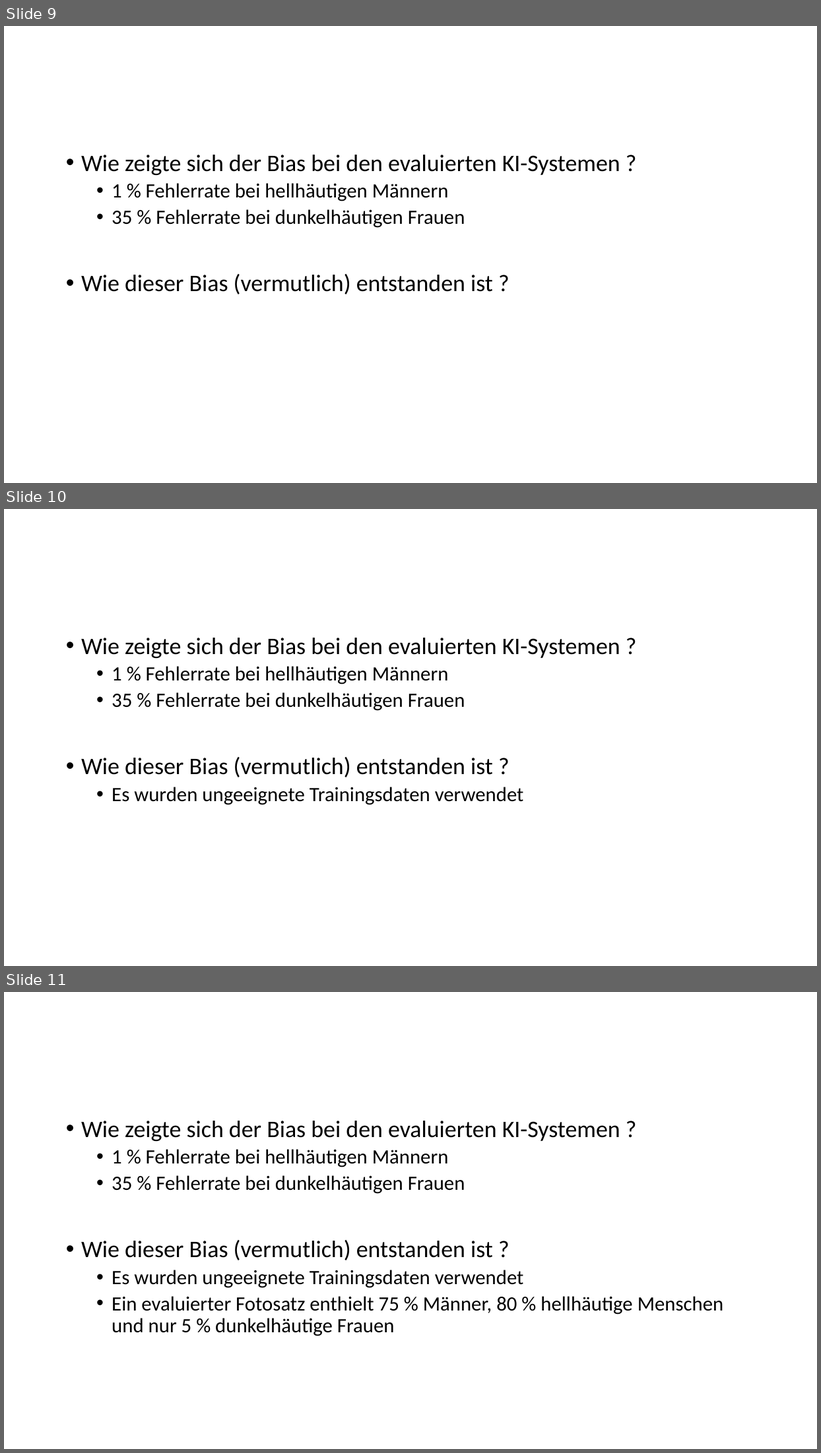
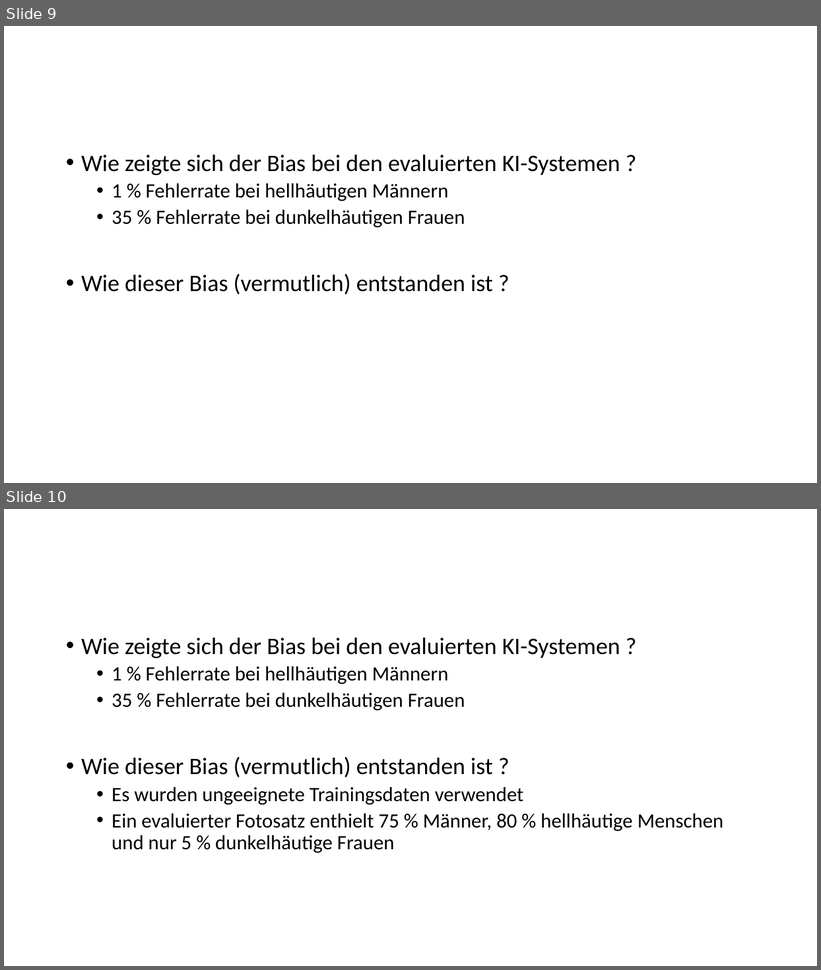
Before and after one commit to bosinoliver/ros-kinect-roboticarm, a slide deck: Kognitive Systeme Vortrag/Ethics in AI.pptx. Shown one above the other, each under a label of ours: slides 9, 10 and 11 before the commit, slides 9 and 10 after it. The pictures are 821x1453 and 821x970 pixels, drawn with LibreOffice and Linux fonts; fonts in the diff are those of the drawing; background and template pictures are left out. Boxes give left, top, right and bottom in pixels: in the first picture for what was removed or moved away, otherwise in the second. Text is boxed around its words. In the diff, an @@ line names an element or a change of style, - is before the commit and + after.

```diff
--- a/Kognitive Systeme Vortrag/Ethics in AI.pptx
+++ b/Kognitive Systeme Vortrag/Ethics in AI.pptx
@@ slide 10 removed at [4, 509, 817, 966], background #FFFFFF @@
@@ text removed at [81, 638, 620, 805] @@
-• Wie zeigte sich der Bias bei den evaluierten KI-Systemen ?
-  • 1 % Fehlerrate bei hellhäutigen Männern
-  • 35 % Fehlerrate bei dunkelhäutigen Frauen
-• Wie dieser Bias (vermutlich) entstanden ist ?
-  • Es wurden ungeeignete Trainingsdaten verwendet
@@ what was slide 11 is now slide 10 @@
```
Also in this commit, not shown: 8 slides changed, 9 slides added, 1 other slide removed, 1 other file.
